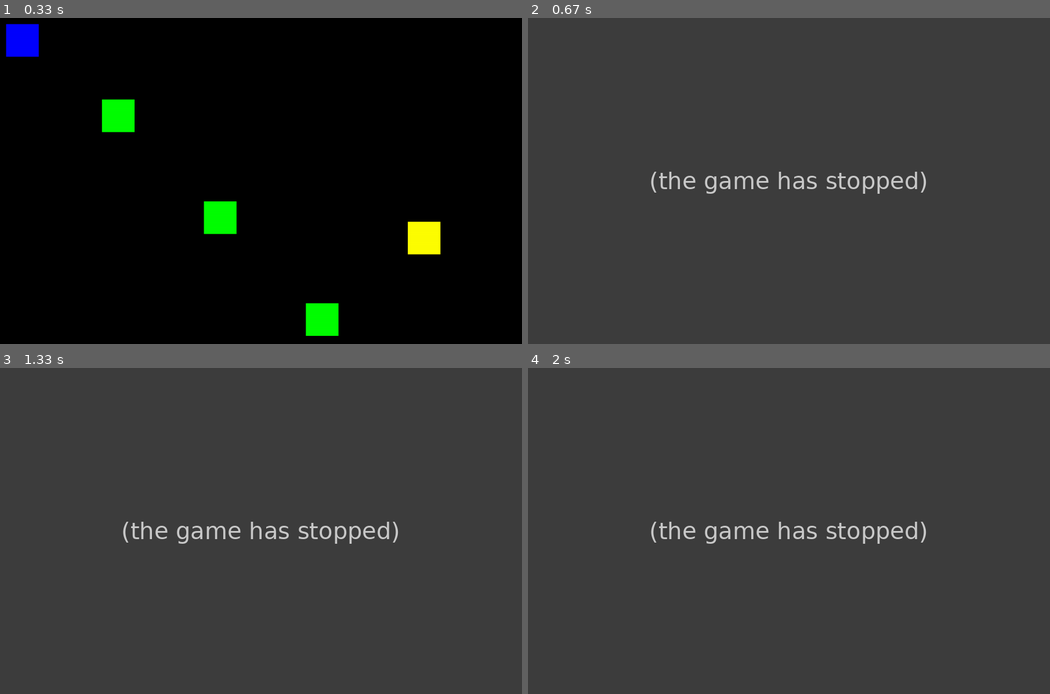
Above: before the commit, frames 1-4 (two rows, left to right).
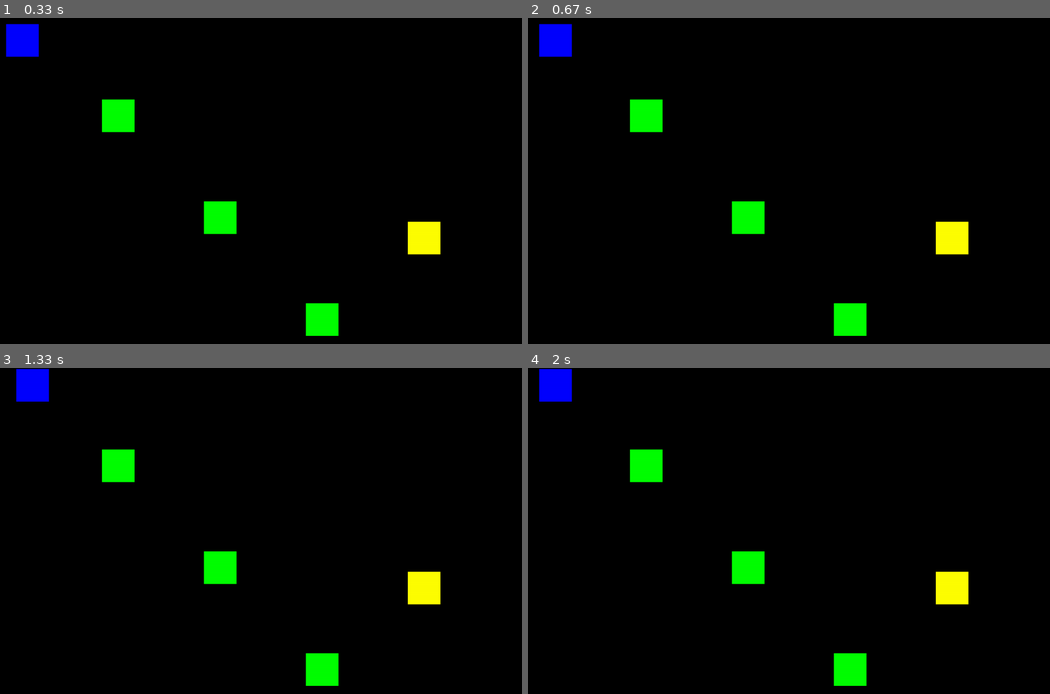
Above: after the commit, the same moments.

Repository: Valwiler/Pygame-RatMaze
Game: pygame game, started from main.py
Same seed, same stepped clock (60 frames per second), same inputs: the game is played once before the commit and once after it.
Inputs:
- Up to frame 1 (0.33 s): no input
- Up to frame 2 (0.67 s): hold Right from 0.33 s (still down)
- Up to frame 3 (1.33 s): release Right at 0.8 s; hold Up 0.83-1.13 s; hold Right from 1.17 s (still down)
- Up to frame 4 (2 s): release Right at 1.63 s; hold Left from 1.67 s (still down)

Frame 1 is identical in both runs. In frame 2, 100% of the frame differs, in the area x 0-100%, y 0-100%; in frame 3, 100%; in frame 4, 100%.
Error before the commit: AttributeError: 'Player' object has no attribute 'position' (game_listener.py line 17); the game stopped at 0.33 s (later frames are placeholders)

Commit message:
correction 0.2

Diff:
--- a/controller/game_listener.py
+++ b/controller/game_listener.py
@@ -3,21 +3,46 @@
 
 class GameListener():
 
-    def __init__(self, game):
-        self.game = game
+    def __init__(self, laborat, SCREEN_WIDTH, SCREEN_HEIGHT, MVT):
+        self.laborat = laborat
+        self.scren_w = SCREEN_WIDTH
+        self.screen_h = SCREEN_HEIGHT
+        self.mvt = MVT
 
     def get_input(self):
         for evenement in pygame.event.get():
-            #INPUT
+            temp_laborat_position = self.laborat.get_position()
+            # INPUT
             if evenement.type == pygame.QUIT:
                 self.game.running = False
                 break
             elif evenement.type == pygame.KEYDOWN:
                 if evenement.key == pygame.K_RIGHT:
-                    self.game.player.position[0] += self.game.MVT
+                    self.laborat.position[0] += self.mvt
                 elif evenement.key == pygame.K_LEFT:
-                    self.game.player.position[0] -= self.game.MVT
+                    self.laborat.position[0] -= self.mvt
                 elif evenement.key == pygame.K_DOWN:
-                    self.game.player.position[1] += self.game.MVT
+                    self.laborat.position[1] += self.mvt
                 elif evenement.key == pygame.K_UP:
-                    self.game.player.position[1] -= self.game.MVT
+                    self.laborat.position[1] -= self.mvt
+
+            print(str(temp_laborat_position[0]) + " " + str(temp_laborat_position[1]))
+            self.new_position_validation()
+            #if self.new_position_verificaiton(temp_laborat_position) is True:
+            #    self.laborat.position = temp_laborat_position
+
+    # def new_position_verificaiton(self, new_position):
+    #     print((new_position[0] > 0 and new_position[0] < self.scren_w))
+    #     print((new_position[1] > 0 and new_position[1] < self.screen_h))
+    #     return (new_position[0] > 0 and new_position[0] < self.scren_w) and (
+    #             new_position[1] > 0 and new_position[1] < self.screen_h)
+
+    def new_position_validation(self):
+        if self.laborat.position[0] < 0:
+            self.laborat.position[0] = 0
+        elif self.laborat.position[0] > self.scren_w - 64:
+            self.laborat.position[0] = self.scren_w-64
+        elif self.laborat.position[1] < 0:
+            self.laborat.position[1]=0
+        elif self.laborat.position[1] > self.screen_h - 64:
+            self.laborat.position[1]= self.screen_h-64
--- a/model/actor.py
+++ b/model/actor.py
@@ -1,9 +1,3 @@
-LFEN = 1024
-HFEN = 640
-LRECT = 64
-HRECT = 64
-MVT = 10
-
 class Actor:
     def __init__(self, sprite, coordinate, color):
         self.is_alive = True
@@ -14,6 +8,8 @@
     def set_alive(self, new_state):
         self.is_alive = new_state
 
-    def set_position(self, coordinate):
-        if (self.position[0] > MVT and self.position[0] < LFEN - (MVT + LRECT)) and (self.position[1] > MVT and self.position[1] < HFEN - (MVT + HRECT)):
-            self.position = coordinate
+    def set_position(self, new_position):
+            self.position = new_position
+
+    def get_position(self):
+        return self.position
--- a/model/game.py
+++ b/model/game.py
@@ -1,18 +1,16 @@
 import pygame
 import model.actor_factory as af
-import model.player as p
+import model.move_validation as mv
 import controller.game_listener as gl
 import view.Window as w
 
-LFEN = 1024
-HFEN = 640
+SCREEN_WIDTH = 1024
+SCREEN_HEIGHT = 640
 MVT = 10
-FR = 60
-
-Noir = (0, 0, 0)
-Blanc = (255, 255, 255)
+FR = 10
 
 NUMBER_OF_ACTORS = 5
+LABORAT_ID = 0
 
 class Game:
     __instance = None
@@ -23,16 +21,14 @@
             cls.__instance = super(Game, cls).__new__(cls)
             cls.actor_factory = af.Actor_Factory(NUMBER_OF_ACTORS)
             print(cls.actor_factory)
-            cls.player = p.Player(cls.actor_factory.get_actor(0))
-            print(cls.player.laborat)
-            cls.window = w.Window()
-            cls.game_listener = gl.GameListener(cls.__instance)
+            cls.window = w.Window(SCREEN_WIDTH, SCREEN_HEIGHT)
+            cls.game_listener = gl.GameListener(cls.actor_factory.get_actor(0), SCREEN_WIDTH, SCREEN_HEIGHT, MVT)
             cls.running = True
             cls.clock = pygame.time.Clock()
         return cls.__instance
 
-    def run(cls):
-        while cls.running:
-            cls.actor_factory.create_actors(5)
-            cls.window.update_icons(cls.actor_factory.get_actors())
-            cls.game_listener.get_input()
+    def run(self):
+        while self.running:
+            self.window.update_icons(self.actor_factory.get_actors())
+            self.game_listener.get_input()
+            self.clock.tick(FR)
--- /dev/null
+++ b/model/move_validation.py
@@ -0,0 +1,22 @@
+# import model.actor as a
+#
+# LFEN = 1024
+# HFEN = 640
+# LRECT = 64
+# HRECT = 64
+# MVT = 10
+#
+# class Move_Validation:
+#
+#     def __init__(self, laborat:a.Actor):
+#         self.laborat = laborat
+#
+#     def moovement_verification(self, coordinates):
+#         self.laborat.set_position()
+#
+#         #if (self.position[0] > MVT and self.position[0] < LFEN - (MVT + LRECT)) and (
+#         #        self.position[1] > MVT and self.position[1] < HFEN - (MVT + HRECT)):
+#             self.laborat.set_position(coordinates)
+#         else:
+#             pass
+#
--- a/model/player.py
+++ /dev/null
@@ -1,7 +0,0 @@
-
-class Player:
-
-    def __init__(self, laborat):
-        self.laborat = laborat
-
-#    def verify_position(self, new_coordinate):
--- a/view/Window.py
+++ b/view/Window.py
@@ -5,14 +5,13 @@
 
 class Window:
 
-    def __init__(self):
-        w, h = 1024, 640
-        self.ecran = pg.display.set_mode((w, h))
+    def __init__(self, width, height):
+        self.ecran = pg.display.set_mode((width, height))
 
 
     def update_icons(self, act_factory):
-
+        self.ecran.fill((0, 0, 0))
         for icons in act_factory:
             color, rect = i.IconesActeurs(icons, 64).getIcon()
-            pg.draw.rect(self.ecran, color, rect )
+            pg.draw.rect(self.ecran, color, rect)
             pg.display.update()
